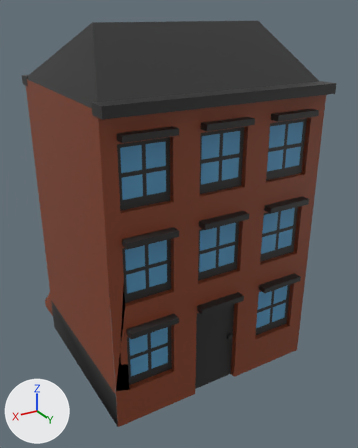
A saved change to the OBJ model res/models/Buildings/Jazz/JazzNormal1.obj.
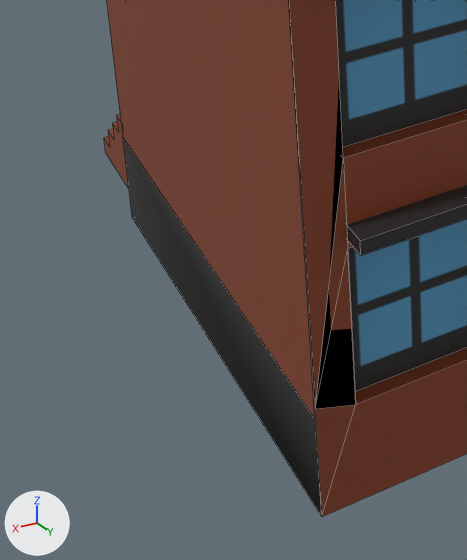
Old and new are each drawn whole from a camera (50 mm lens) standing at (6.53, 11.35, 9.55) and looking at (-0.31, -0.05, 3.85) and again close up on the part from 3% to 47% of the width and 57% to 99% of the height. Lighting does not change. The marker at lower left points along +X, +Y and +Z. The close-ups show mesh edges as thin lines. Where no turn or scale is listed for an object, it has been applied to the vertices.

The scene before the commit, as lines of its bpy script (objects in view):
```python
me_zwyklyjazz = bpy.data.meshes.new('ZwyklyJazz')
me_zwyklyjazz.from_pydata(...)  # 351 vertices, 285 faces; spans x -3.03..3.03, y -4.02..2.77, z -0.04..9.32
me_zwyklyjazz.materials.append(mat_basictexture)  # picture img_basictexture_png
# before: 114 (3.0, 2.5, 1.05) at pixel (314, 419), 195 (3.0, 2.5, 0.0) at pixel (321, 516), 196 (3.0, 2.5, 7.82), 198 (3.0, 2.5, 1.15) at pixel (315, 408), 281 (2.64, 2.5, 3.4) at pixel (343, 158)
# before: 282 (2.64, 2.5, 4.86), 333 (2.64, 2.5, 1.03) at pixel (355, 404), 334 (2.64, 2.5, 2.57) at pixel (347, 248)
ob_zwyklyjazz = bpy.data.objects.new('ZwyklyJazz', me_zwyklyjazz)
ob_zwyklyjazz.location = (0.0, 0.0, 0.0)
```
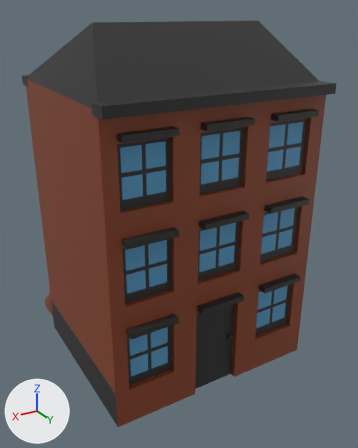
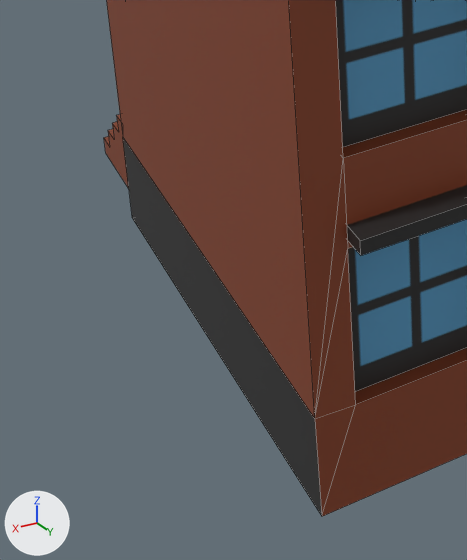
Where the change shows, as pixel boxes [x1, y1, x2, y2] in the close-ups (467 x 560 px; the box of a moved part takes in the faces that stretch with it):
```json
{"object": "ZwyklyJazz", "change": "reshaped", "before": [104, 0, 467, 517], "after": [104, 0, 467, 516]}
{"part": 1, "of": "me_zwyklyjazz", "change": "moved or reshaped", "before": [289, 0, 356, 515], "after": [289, 0, 356, 514]}
```

Scene script edits in JSON lines:
```json
{"block": "me_zwyklyjazz", "where": "# used by ob_zwyklyjazz; location = (0.0, 0.0, 0.0)"}
{"block": "me_zwyklyjazz", "where": "# verts and faces of me_zwyklyjazz; kept vertices keep their numbers, new ones are numbered from 351"}
{"op": "remove", "block": "me_zwyklyjazz", "code": "me_zwyklyjazz.from_pydata(...)  # 351 vertices, 285 faces; spans x -3.03..3.03, y -4.02..2.77, z -0.04..9.32"}
{"op": "add", "block": "me_zwyklyjazz", "code": "me_zwyklyjazz.from_pydata(...)  # 349 vertices, 285 faces; spans x -3.03..3.03, y -4.02..2.77, z -0.04..9.32"}
{"block": "me_zwyklyjazz", "change": "me_zwyklyjazz part 1"}
{"op": "add", "block": "me_zwyklyjazz", "code": "delete_vertices([198])  # with the faces that use them"}
{"op": "add", "block": "me_zwyklyjazz", "code": "faces += [(114, 281, 282, 196), (114, 333, 334), (114, 195, 333), (114, 334, 281)]"}
```
